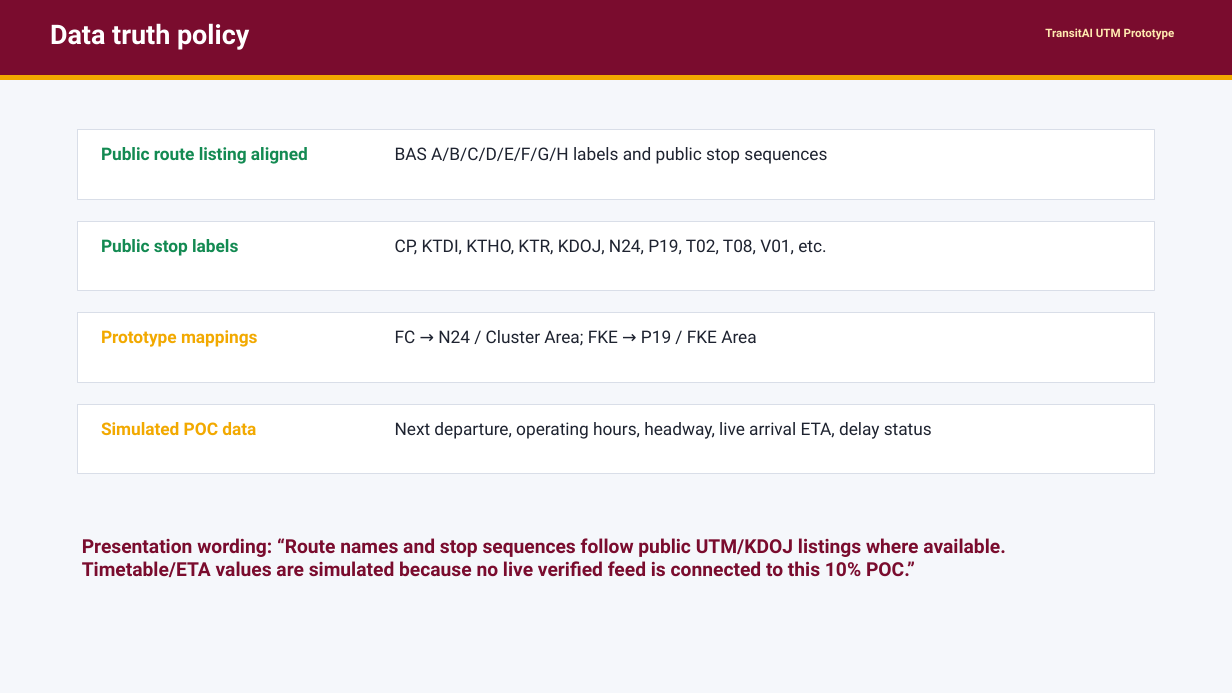
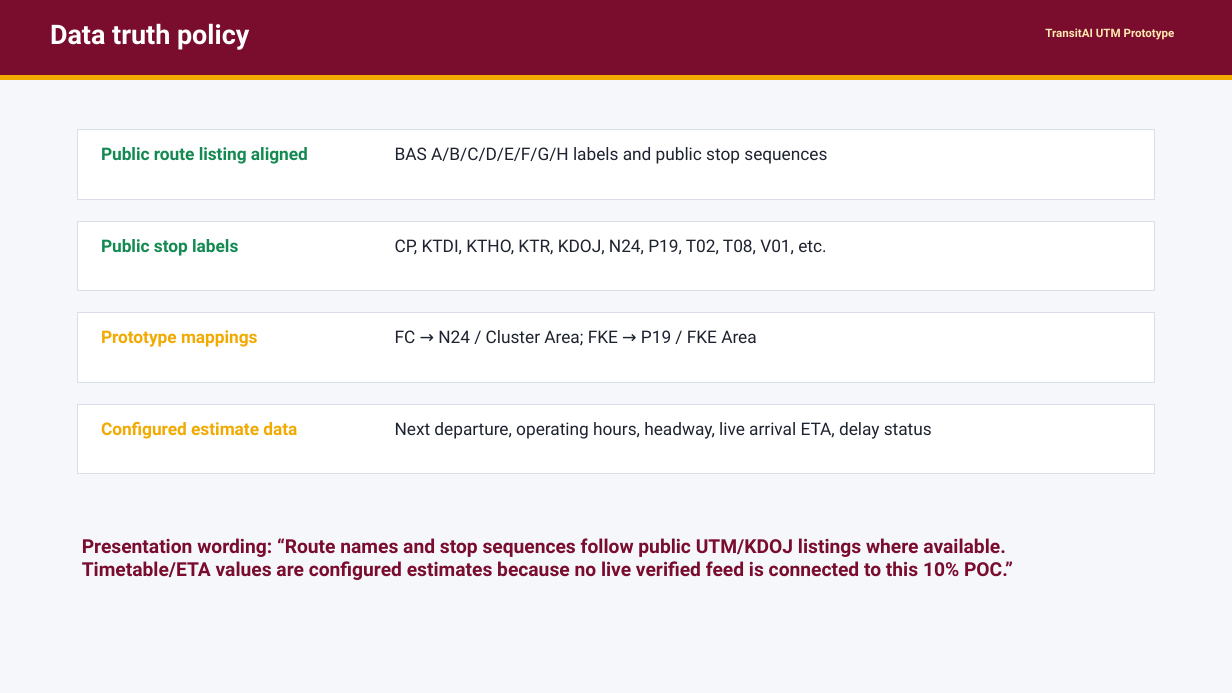
Before and after one commit to kang2000/MECS0033-52-Group5Asg1, a slide deck: slide 3 of prototype/TransitAI_UTM_Prototype_Demo.pptx. Drawn at 1232x693 pixels with LibreOffice and Linux fonts; fonts in the diff are those of the drawing. Boxes give left, top, right and bottom in pixels: in the first picture for what was removed or moved away, otherwise in the second. Text is boxed around its words. In the diff, an @@ line names an element or a change of style, - is before the commit and + after.

Commit message:
Clean final deliverable wording

```diff
--- a/prototype/TransitAI_UTM_Prototype_Demo.pptx
+++ b/prototype/TransitAI_UTM_Prototype_Demo.pptx
@@ text at <box>101,422,297,439</box>: text changed @@
-Simulated POC data
+Configured estimate data
@@ text at <box>82,538,1013,580</box>: text changed @@
-Presentation wording: “Route names and stop sequences follow public UTM/KDOJ listings where available. Timetable/ETA values are simulated because no live verified feed is connected to this 10% POC.”
+Presentation wording: “Route names and stop sequences follow public UTM/KDOJ listings where available. Timetable/ETA values are configured estimates because no live verified feed is connected to this 10% POC.”
```
Also in this commit, not shown: 4 other slides changed, 16 other files.
